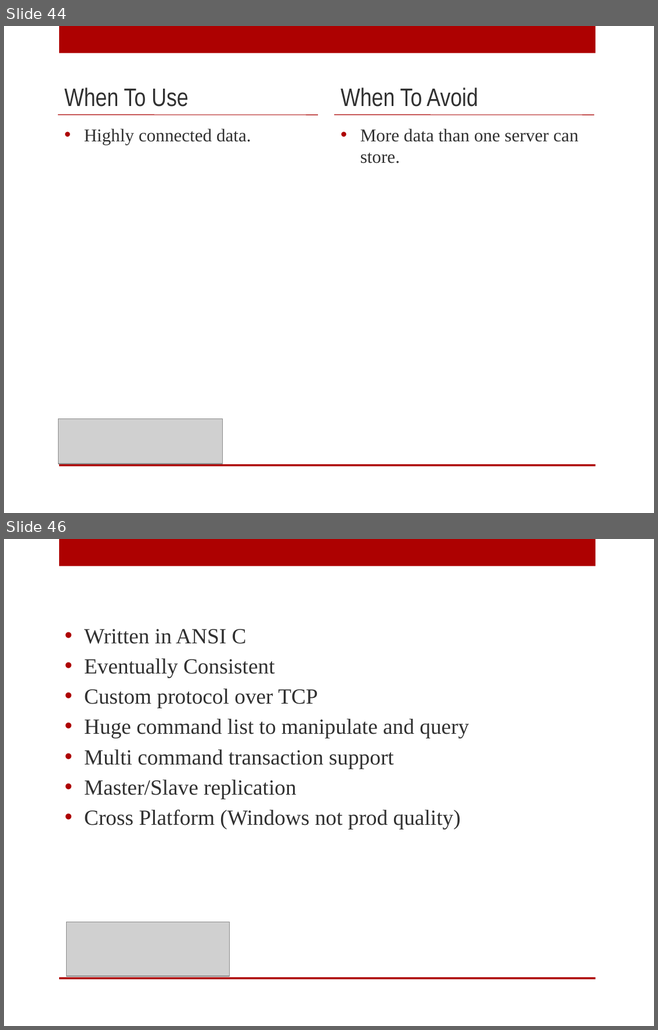
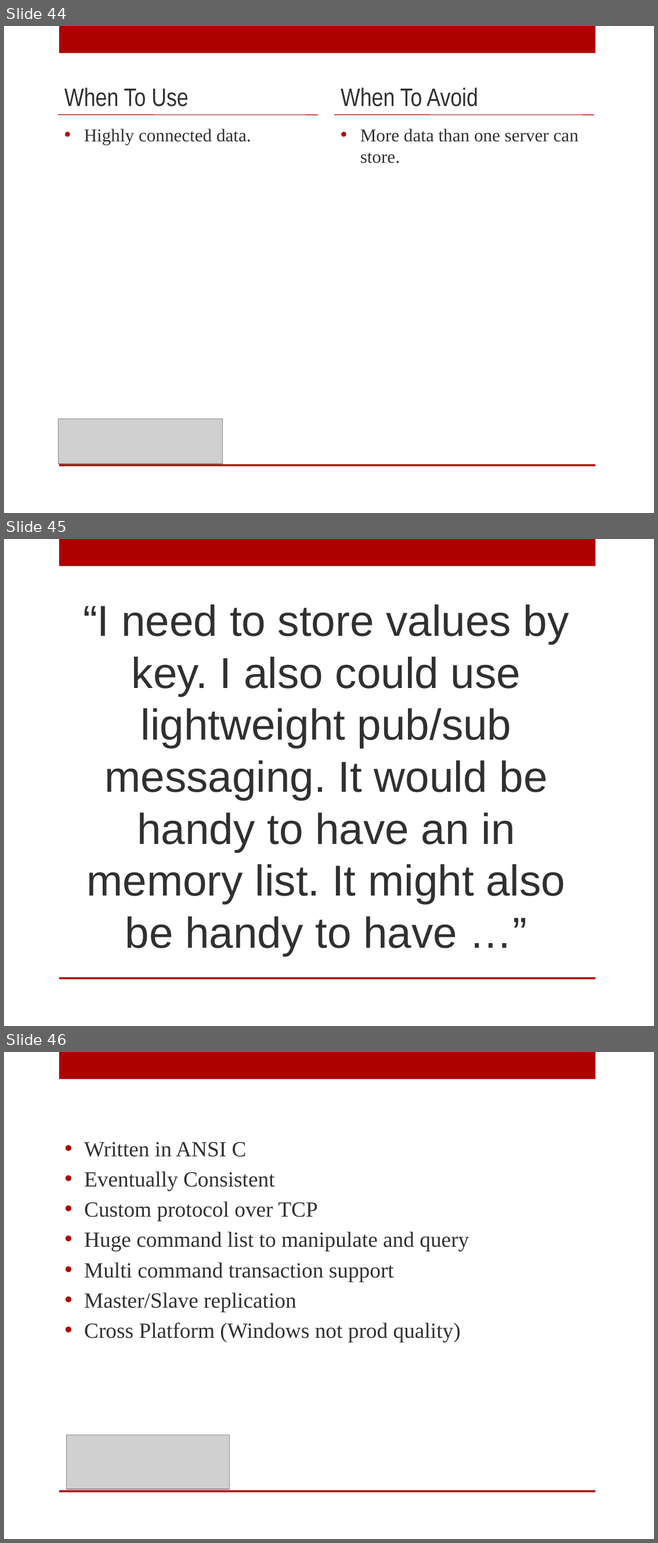
Before and after one commit to digitalBush/nosql-smackdown-talk, a slide deck: nosql-smackdown.pptx. Shown one above the other, each under a label of ours: slides 44 and 46 before the commit, slides 44, 45 and 46 after it; the slides between them are not shown. The pictures are 658x1030 and 658x1543 pixels, drawn with LibreOffice and Linux fonts; fonts in the diff are those of the drawing; grey boxes stand for pictures. Boxes give left, top, right and bottom in pixels: in the first picture for what was removed or moved away, otherwise in the second. Text is boxed around its words. In the diff, an @@ line names an element or a change of style, - is before the commit and + after.

```diff
--- a/nosql-smackdown.pptx
+++ b/nosql-smackdown.pptx
@@ slide 45 added at (4,539,654,1026), background #FFFFFF; not listed: 2 template elements that a slide beside it also shows @@
@@ text added at (83,605,569,956), 48 pt, text #303030 @@
+“I need to store values by key. I also could use lightweight pub/sub messaging. It would be handy to have an in memory list. It might also be handy to have …”
```
Also in this commit, not shown: 6 slides changed, 4 other slides added, 4 slides removed.
